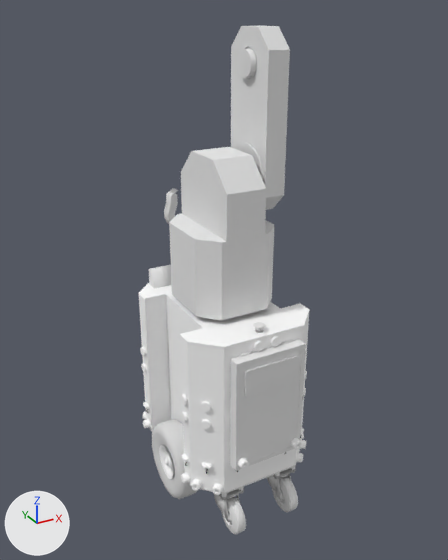
The Blender file models/valter/valter.blend, before and after one commit.
Camera for both pictures: a 50 mm lens placed at (-0.892, -1.639, 1.608), pointed at (0.004, -0.009, 0.793). Every picture has the same lights, and +X, +Y and +Z are marked at lower left.

The first picture shows 'Plane.013', 'baseFrame', 'bodyFrameL', 'bodyFrameLFixed', 'bodyFrameLFixed.002', 'cap', 'leftWheel', 'smallWheel.003', 'smallWheel.004', 'valterBodyP1', 'valterBodyP2'.
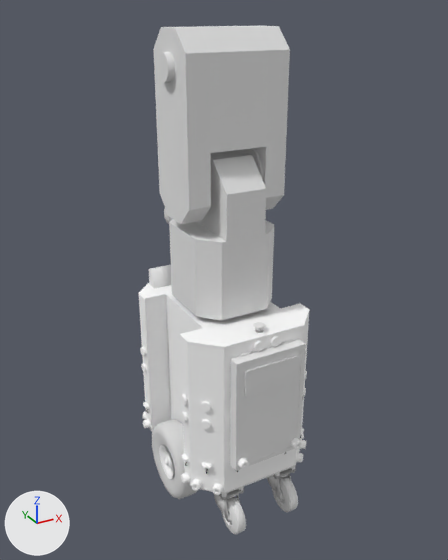
Boxes [x1, y1, x2, y2] around the edits, measured in the pictures (448 x 560 px):
'bodyFrameL.001', added: after [153, 27, 210, 224]
'bodyFrame', added: after [197, 26, 269, 153]
'bodyFrameLFixed.002', moved: before [237, 49, 257, 78]; after [156, 52, 175, 83]
'bodyFrameLFixed.001', added: after [196, 27, 211, 221]
'bodyFrameLFixed', unchanged, covered by the edit: before [231, 26, 270, 187]; after [254, 26, 270, 187]

What changed in the scene script:
```text
Add me_plane_037:
    me_plane_037.from_pydata([(0.0, -0.105, 0.0), (-0.183, 0.105, 0.0), (0.0, 0.105, 0.0), (-0.183, -0.105, 0.0), (0.0, -0.105, 0.264), (0.0, -0.046, 0.323), (0.0, 0.105, 0.264), (0.0, 0.046, 0.323), (-0.183, -0.105, 0.264), (-0.183, -0.046, 0.323), (-0.183, 0.105, 0.264), (-0.183, 0.046, 0.323)], [], [(2, 6, 10, 1), (0, 4, 8, 3), (5, 7, 11, 9), (6, 7, 11, 10), (4, 5, 9, 8), (2, 0, 3, 1)])
Change ob_bodyframelfixed_002:
    ob_bodyframelfixed_002.parent: ob_bodyframel -> ob_bodyframel_001
Add ob_bodyframel_001:
    ob_bodyframel_001 = bpy.data.objects.new('bodyFrameL.001', me_plane_032.copy())  # the mesh of ob_bodyframel
    ob_bodyframel_001.parent = ob_bodyframeaxisenforcementl_001
    ob_bodyframel_001.matrix_parent_inverse = Matrix(((0.0, 0.0, -1.0, 1.139), (0.0, 1.0, 0.0, 0.0), (1.0, 0.0, 0.0, -0.0877), (0.0, 0.0, 0.0, 1.0)))
    ob_bodyframel_001.location = (0.0957, 0.105, 1.29)
Add ob_bodyframeaxisenforcementl_001:
    ob_bodyframeaxisenforcementl_001 = bpy.data.objects.new('bodyFrameAxisEnforcementL.001', me_circle_250.copy())  # the mesh of ob_bodyframeaxisenforcementl
    ob_bodyframeaxisenforcementl_001.parent = ob_bodyframeaxisl_001
    ob_bodyframeaxisenforcementl_001.matrix_parent_inverse = Matrix(((0.0, 0.0, -1.0, 1.139), (0.0, 1.0, 0.0, 0.0), (1.0, 0.0, 0.0, -0.0657), (0.0, 0.0, 0.0, 1.0)))
    ob_bodyframeaxisenforcementl_001.location = (0.0877, 0.0, 1.139)
    ob_bodyframeaxisenforcementl_001.rotation_euler = (0.0, 1.571, 0.0)  # degrees (0, 90, 0)
Add ob_bodyframeaxisl_001:
    ob_bodyframeaxisl_001 = bpy.data.objects.new('bodyFrameAxisL.001', me_cylinder_012.copy())  # the mesh of ob_bodyframeaxisl
    ob_bodyframeaxisl_001.parent = ob_valterbodyp2
    ob_bodyframeaxisl_001.matrix_parent_inverse = Matrix(((1.0, 0.0, 0.0, 0.0), (0.0, 1.0, 0.0, 0.0), (0.0, 0.0, 1.0, -0.985), (0.0, 0.0, 0.0, 1.0)))
    ob_bodyframeaxisl_001.location = (-0.0657, 0.0, 1.139)
    ob_bodyframeaxisl_001.rotation_euler = (0.0, 1.571, 0.0)  # degrees (0, 90, 0)
    ob_bodyframeaxisl_001.scale = (1.0, 1.0, -1.0)
Add ob_bodyframelfixed_001:
    ob_bodyframelfixed_001 = bpy.data.objects.new('bodyFrameLFixed.001', me_plane_031.copy())  # the mesh of ob_bodyframelfixed
    ob_bodyframelfixed_001.parent = ob_bodyframeaxisenforcementl_001
    ob_bodyframelfixed_001.matrix_parent_inverse = Matrix(((0.0, 0.0, -1.0, 1.139), (0.0, 1.0, 0.0, 0.0), (1.0, 0.0, 0.0, -0.0877), (0.0, 0.0, 0.0, 1.0)))
    ob_bodyframelfixed_001.location = (0.0917, 0.0, 1.139)
Add ob_bodyframe:
    ob_bodyframe = bpy.data.objects.new('bodyFrame', me_plane_037)
    ob_bodyframe.location = (0.092, 0.0, 1.236)
```
